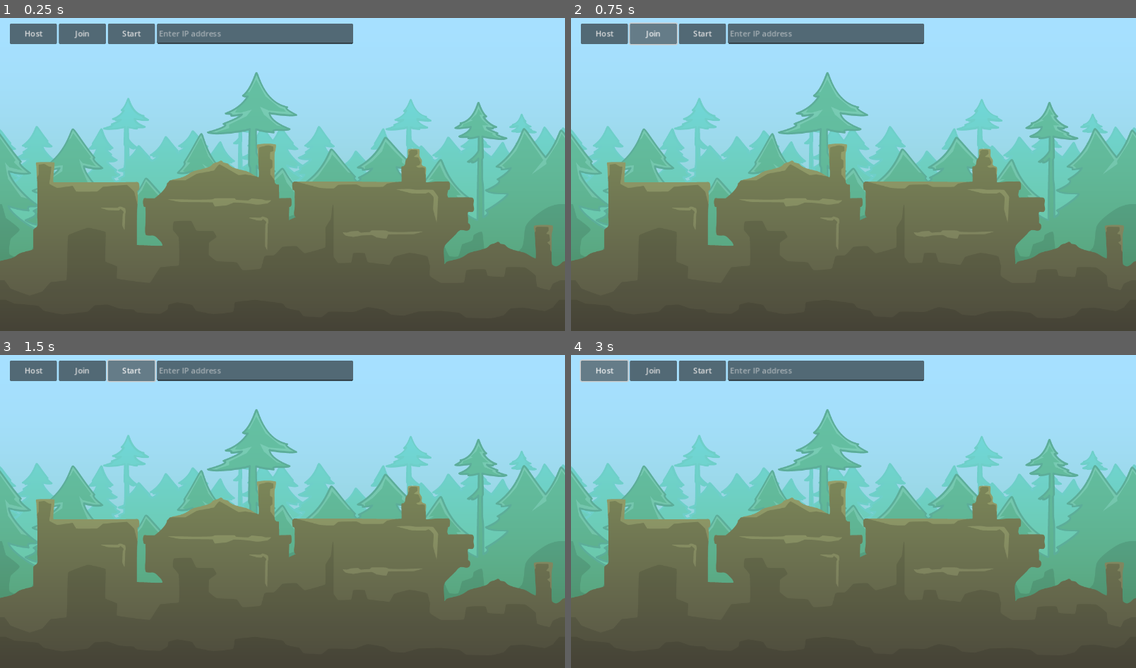
Above: before the commit, frames 1-4 (two rows, left to right).
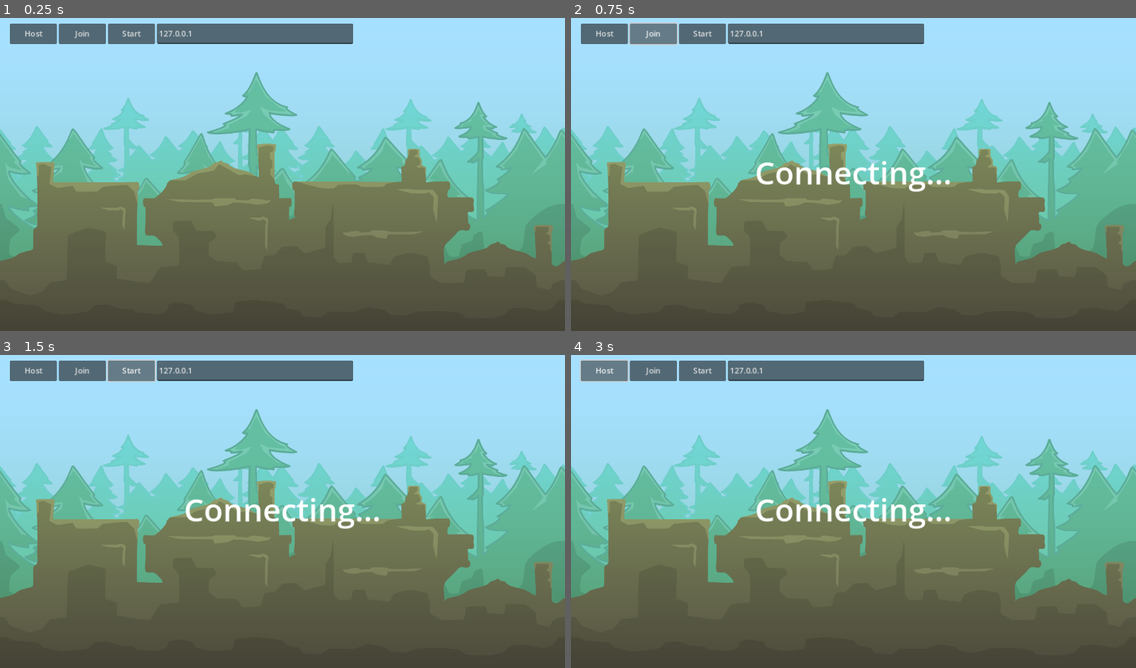
Above: after the commit, the same moments.

Repository: jrenato/puzzle_platformer
Game: Godot game, scene res://Levels/menu/menu.tscn
The game is run twice, just before and just after one commit, with the same random seed, the same clock (stepped at 60 frames per second) and the same inputs.
Inputs:
- Up to frame 1 (0.25 s): no input
- Up to frame 2 (0.75 s): click "Join" at 0.5 s
- Up to frame 3 (1.5 s): click "Start" at 1.25 s
- Up to frame 4 (3 s): click "Start" at 2 s; click "Host" at 2.75 s

The runs differ from the first frame. In frame 1, 0.1% of the frame differs, in the area x 28-40%, y 4-7%; in frame 2, 1.1%, in the area x 28-68%, y 4-56%; in frame 3, 1.1%; in frame 4, 1.1%.

Commit message:
Added methods to join a game in Lobby

Diff:
--- a/Autoload/lobby.gd
+++ b/Autoload/lobby.gd
@@ -38,21 +38,46 @@
 	return OK
 
 
+func join_game(address: String) -> int:
+	var peer: ENetMultiplayerPeer = ENetMultiplayerPeer.new()
+	var error: int = peer.create_client(address, PORT)
+
+	if error != OK:
+		return error
+
+	multiplayer.multiplayer_peer = peer
+
+	return OK
+
+
 func _on_player_connected(peer_id: int) -> void:
-	pass
+	_register_player.rpc_id(peer_id, player_info)
+
+
+@rpc("any_peer", "reliable")
+func _register_player(new_player_info: Dictionary) -> void:
+	var new_peer_id: int = multiplayer.get_remote_sender_id()
+	players[new_peer_id] = new_player_info
+	player_connected.emit(new_peer_id, new_player_info)
 
 
 func _on_player_disconnected(peer_id: int) -> void:
-	pass
+	players.erase(peer_id)
+	player_disconnected.emit(peer_id)
 
 
 func _on_connected_to_server() -> void:
-	pass
+	var peer_id: int = multiplayer.get_unique_id()
+
+	players[peer_id] = player_info
+	player_connected.emit(peer_id, player_info)
 
 
 func _on_connection_failed() -> void:
-	pass
+	multiplayer.multiplayer_peer = null
 
 
 func _on_server_disconnected() -> void:
-	pass
+	multiplayer.multiplayer_peer = null
+	players.clear()
+	server_disconnected.emit()
--- a/Levels/menu/menu.gd
+++ b/Levels/menu/menu.gd
@@ -1,12 +1,14 @@
 extends Control
 
-
-# Called when the node enters the scene tree for the first time.
-func _ready() -> void:
-	pass # Replace with function body.
+@export var ip_line_edit: LineEdit
+@export var status_label: Label
 
 
-# Called every frame. 'delta' is the elapsed time since the previous frame.
+func _ready() -> void:
+	multiplayer.connection_failed.connect(_on_connection_failed)
+	multiplayer.connected_to_server.connect(_on_connected_to_server)
+
+
 func _process(delta: float) -> void:
 	pass
 
@@ -16,8 +18,18 @@
 
 
 func _on_join_button_pressed() -> void:
-	pass # Replace with function body.
+	Lobby.join_game(ip_line_edit.text)
+
+	status_label.text = "Connecting..."
 
 
 func _on_start_button_pressed() -> void:
-	pass # Replace with function body.
+	pass
+
+
+func _on_connection_failed() -> void:
+	status_label.text = "Connection failed"
+
+
+func _on_connected_to_server() -> void:
+	status_label.text = "Connected"
--- a/Levels/menu/menu.tscn
+++ b/Levels/menu/menu.tscn
@@ -7,7 +7,7 @@
 [sub_resource type="LabelSettings" id="LabelSettings_ylwyp"]
 font_size = 64
 
-[node name="Menu" type="Control"]
+[node name="Menu" type="Control" node_paths=PackedStringArray("ip_line_edit", "status_label")]
 layout_mode = 3
 anchors_preset = 15
 anchor_right = 1.0
@@ -15,6 +15,8 @@
 grow_horizontal = 2
 grow_vertical = 2
 script = ExtResource("1_xir3s")
+ip_line_edit = NodePath("HBoxContainer/IPLineEdit")
+status_label = NodePath("StatusLabel")
 
 [node name="BackgroundTrees" type="TextureRect" parent="."]
 layout_mode = 1
@@ -68,6 +70,7 @@
 [node name="IPLineEdit" type="LineEdit" parent="HBoxContainer"]
 custom_minimum_size = Vector2(400, 0)
 layout_mode = 2
+text = "127.0.0.1"
 placeholder_text = "Enter IP address"
 
 [node name="StatusLabel" type="Label" parent="."]
